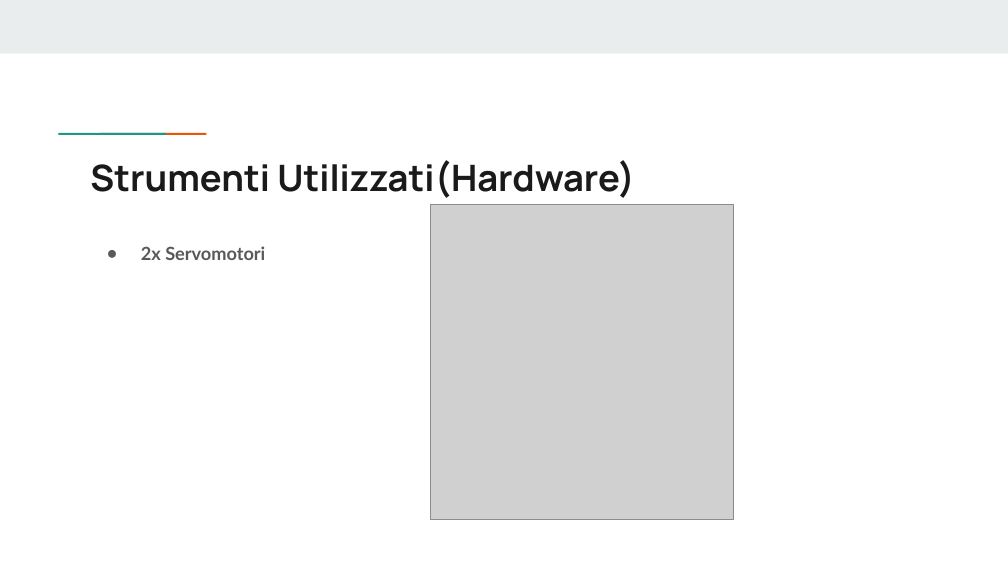
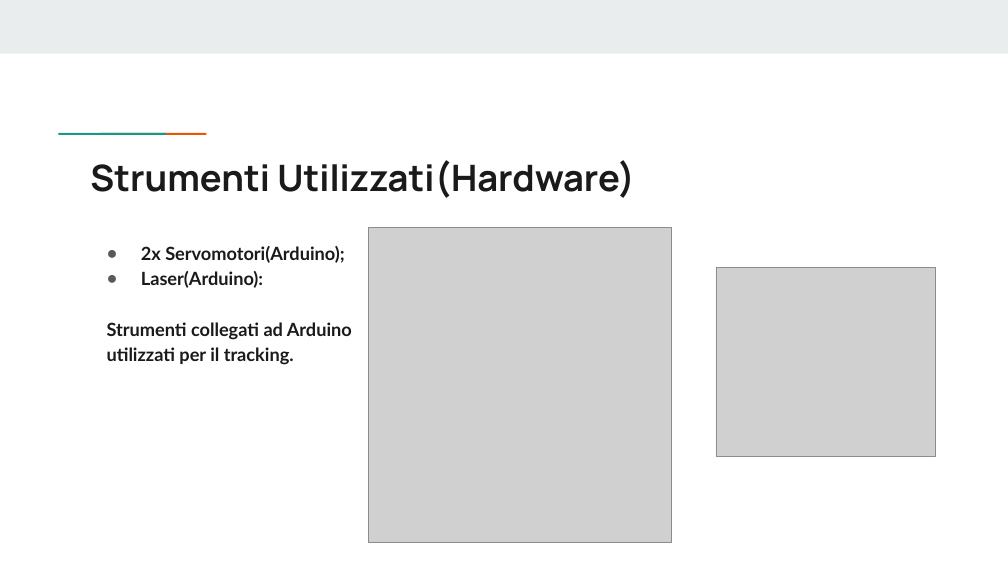
Before and after one commit to Sguinza/Progetto-Secondo-Quadrimestre, a slide deck: slide 6 of Presentazione Progetto (1).pptx. Drawn at 1008x567 pixels with LibreOffice and Linux fonts; fonts in the diff are those of the drawing; grey boxes stand for pictures. Boxes give left, top, right and bottom in pixels: in the first picture for what was removed or moved away, otherwise in the second. Text is boxed around its words. In the diff, an @@ line names an element or a change of style, - is before the commit and + after.

```diff
--- a/Presentazione Progetto (1).pptx
+++ b/Presentazione Progetto (1).pptx
@@ picture moved from (x1=430, y1=205, x2=734, y2=519) to (x1=369, y1=228, x2=672, y2=542) @@
@@ text at (x1=107, y1=246, x2=352, y2=365): text changed; text colour #595959 to #1A1A1A @@
-● 2x Servomotori
+● 2x Servomotori(Arduino);
+● Laser(Arduino):
+Strumenti collegati ad Arduino utilizzati per il tracking.
@@ picture added at (x1=717, y1=267, x2=935, y2=457) @@
```
Also in this commit, not shown: 7 other slides changed, 5 slides added, 3 slides removed.
